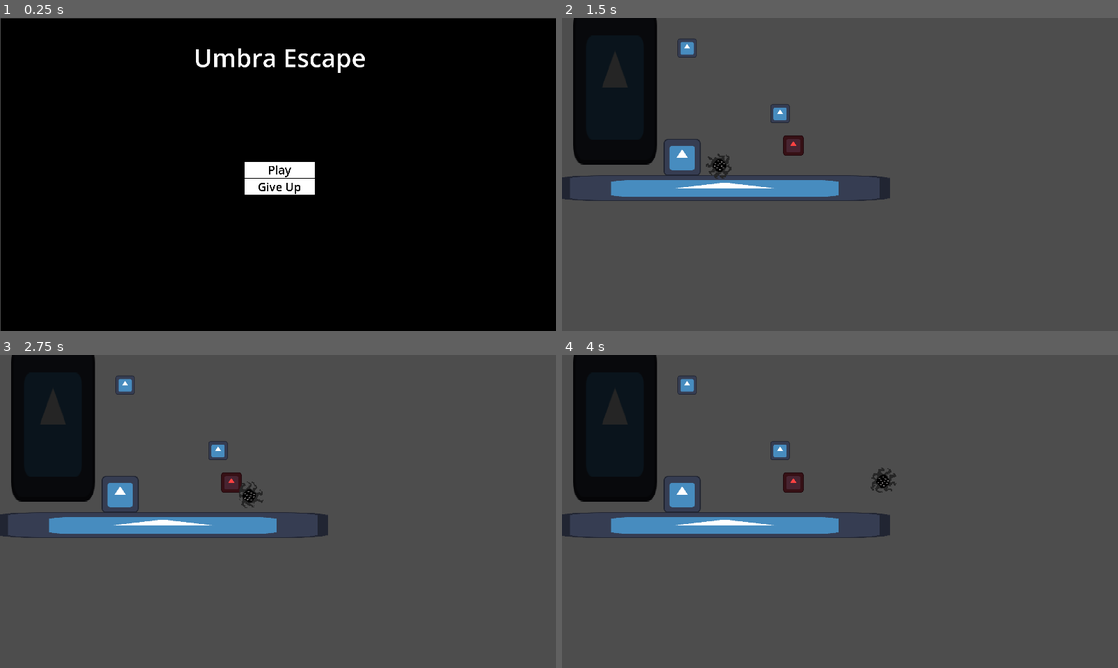
Above: before the commit, frames 1-4 (two rows, left to right).
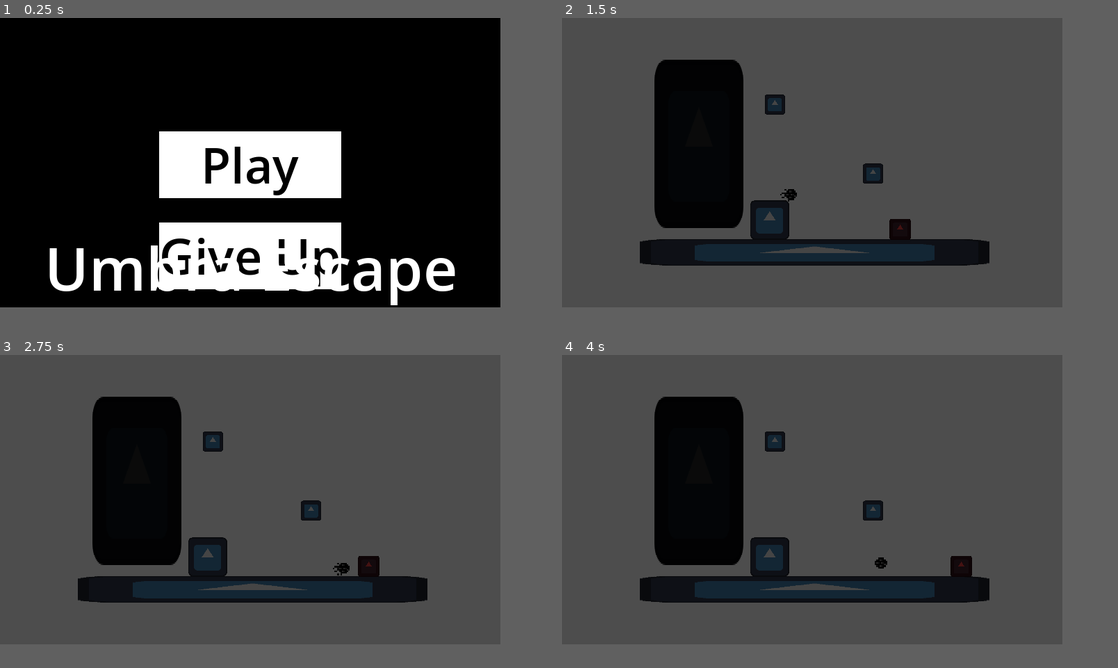
Above: after the commit, the same moments.

Repository: Guardenean/PirateSoftwareGamejam-2024
Game: Godot game, scene res://Cenas/UI/Inicio.tscn
Two runs of this game, one before a commit and one after it. Both use one fixed random seed, a clock stepped at 60 frames per second and the inputs below. Before the commit the project starts from res://Cenas/Inicio.tscn. The engine's default icon, where the game draws it, is replaced by a stand-in: a white triangle on a blue panel in a dark square.
Inputs (mouse positions are in pixels of both pictures, inside the frame that each line leads up to):
- Up to frame 1 (0.25 s): no input
- Up to frame 2 (1.5 s): click "Play" at 0.5 s; move the mouse to (962, 158) at 1.27 s; hold D (direita) from 1.28 s (still down); tap F (atirar) at 1.35 s
- Up to frame 3 (2.75 s): keep holding D (direita); tap Space (pulo) at 1.52, 2.27 s; move the mouse to (166, 527) at 2.02 s; tap E (interagir) at 2.1 s
- Up to frame 4 (4 s): move the mouse to (895, 442) at 2.77 s; release D (direita) at 2.78 s; hold A (esquerda) 2.78-3.53 s; tap F (atirar) at 2.85 s; move the mouse to (812, 574) at 3.52 s; hold D (direita) from 3.53 s (still down); tap E (interagir) at 3.6 s; tap Space (pulo) at 3.77 s
In our replay, the window is 800x450 before the commit and 720x416 after it. These sizes can differ from the game's own. Grey fills any space a smaller window leaves; there, only what the larger window draws over its background counts as a difference.

The runs differ from the first frame. In frame 1, 15% of the frame differs, in the area x 0-100%, y 0-100%; in frame 2, 24%; in frame 3, 24%; in frame 4, 24%, in the area x 0-77%, y 0-80%.

Commit message:
Mesclagem UI / Inimigo
Acontece, né?

Diff:
--- a/Cenas/Alquimista.tscn
+++ /dev/null
@@ -1,42 +0,0 @@
-[gd_scene load_steps=5 format=3 uid="uid://b0jgfy30n61gt"]
-
-[ext_resource type="Script" path="res://Scripts/alquimista.gd" id="1_17u11"]
-[ext_resource type="Texture2D" uid="uid://cv3ua4otixn0e" path="res://Assets/icon.svg" id="1_nyn4m"]
-[ext_resource type="PackedScene" uid="uid://tqnl75dh036q" path="res://Cenas/Player.tscn" id="2_saby3"]
-
-[sub_resource type="RectangleShape2D" id="RectangleShape2D_17lxm"]
-size = Vector2(70, 69)
-
-[node name="Alquimista" type="CharacterBody2D"]
-collision_layer = 2
-script = ExtResource("1_17u11")
-cena_player = ExtResource("2_saby3")
-
-[node name="CollisionShape2D" type="CollisionShape2D" parent="."]
-position = Vector2(0, -35.5)
-shape = SubResource("RectangleShape2D_17lxm")
-
-[node name="Sprite2D" type="Sprite2D" parent="."]
-self_modulate = Color(1, 0.258824, 0.258824, 1)
-position = Vector2(0, -35)
-scale = Vector2(0.546875, 0.546875)
-texture = ExtResource("1_nyn4m")
-
-[node name="Raycast" type="Node2D" parent="."]
-position = Vector2(0, -35)
-
-[node name="RayParede" type="RayCast2D" parent="Raycast"]
-target_position = Vector2(70, 0)
-
-[node name="RayChao" type="RayCast2D" parent="Raycast"]
-position = Vector2(70, 0)
-target_position = Vector2(0, 60)
-
-[node name="RayVisao" type="RayCast2D" parent="Raycast"]
-target_position = Vector2(700, 0)
-collision_mask = 2
-
-[node name="TempoParado" type="Timer" parent="."]
-one_shot = true
-
-[connection signal="timeout" from="TempoParado" to="." method="_on_tempo_parado_timeout"]
--- /dev/null
+++ b/Cenas/Fases/Teste Bola.tscn
@@ -0,0 +1,74 @@
+[gd_scene load_steps=10 format=3 uid="uid://bm3jypn17udcg"]
+
+[ext_resource type="PackedScene" uid="uid://5wi4o6a7wko8" path="res://Cenas/Objetos/TochaParede.tscn" id="1_wd2cl"]
+[ext_resource type="Texture2D" uid="uid://cv3ua4otixn0e" path="res://Assets/icon.svg" id="2_167ua"]
+[ext_resource type="PackedScene" uid="uid://0ahaj4gw025h" path="res://Cenas/Objetos/Escuridao.tscn" id="3_0cl6o"]
+[ext_resource type="PackedScene" uid="uid://d2lpiql47hogl" path="res://Cenas/Objetos/Vent.tscn" id="4_gwvin"]
+[ext_resource type="PackedScene" uid="uid://bw383htxkpgv6" path="res://Cenas/Objetos/Alquimista.tscn" id="5_c1xwq"]
+[ext_resource type="PackedScene" uid="uid://by6nrbvrnbjyb" path="res://Cenas/Objetos/PlayerV2.tscn" id="5_y0jnr"]
+
+[sub_resource type="TileSetScenesCollectionSource" id="TileSetScenesCollectionSource_ttbvy"]
+resource_name = "Props"
+scenes/1/scene = ExtResource("1_wd2cl")
+
+[sub_resource type="TileSet" id="TileSet_7rnfo"]
+sources/1 = SubResource("TileSetScenesCollectionSource_ttbvy")
+
+[sub_resource type="RectangleShape2D" id="RectangleShape2D_rhfrn"]
+size = Vector2(128.224, 112)
+
+[node name="FaseTeste" type="Node2D"]
+
+[node name="CanvasModulate" type="CanvasModulate" parent="."]
+color = Color(0.270588, 0.270588, 0.270588, 1)
+
+[node name="TileMap" type="TileMap" parent="."]
+tile_set = SubResource("TileSet_7rnfo")
+format = 2
+
+[node name="Chao" type="Node2D" parent="."]
+
+[node name="RigidBody2D" type="StaticBody2D" parent="Chao"]
+
+[node name="Sprite2D" type="Sprite2D" parent="Chao/RigidBody2D"]
+position = Vector2(562, 587)
+scale = Vector2(8.91406, 0.6875)
+texture = ExtResource("2_167ua")
+
+[node name="CollisionShape2D" type="CollisionShape2D" parent="Chao/RigidBody2D"]
+position = Vector2(561.5, 584.5)
+scale = Vector2(8.91406, 0.6875)
+shape = SubResource("RectangleShape2D_rhfrn")
+
+[node name="RigidBody2D2" type="StaticBody2D" parent="Chao"]
+position = Vector2(415, 481)
+
+[node name="Sprite2D" type="Sprite2D" parent="Chao/RigidBody2D2"]
+texture = ExtResource("2_167ua")
+
+[node name="CollisionShape2D" type="CollisionShape2D" parent="Chao/RigidBody2D2"]
+shape = SubResource("RectangleShape2D_rhfrn")
+
+[node name="Escuridao" parent="." instance=ExtResource("3_0cl6o")]
+position = Vector2(183, 232)
+
+[node name="Vent" parent="." instance=ExtResource("4_gwvin")]
+position = Vector2(870, 475)
+
+[node name="Entrada" parent="Vent" index="0"]
+position = Vector2(-117, -145)
+
+[node name="Saida" parent="Vent" index="1"]
+position = Vector2(-438, -371)
+
+[node name="Alquimista" parent="." instance=ExtResource("5_c1xwq")]
+position = Vector2(799, 475)
+
+[node name="Player" parent="." instance=ExtResource("5_y0jnr")]
+position = Vector2(434, 368)
+
+[node name="Camera2D" type="Camera2D" parent="."]
+position = Vector2(554, 294)
+zoom = Vector2(0.44, 0.44)
+
+[editable path="Vent"]
--- /dev/null
+++ b/Cenas/Objetos/Alquimista.tscn
@@ -0,0 +1,103 @@
+[gd_scene load_steps=11 format=3 uid="uid://bw383htxkpgv6"]
+
+[ext_resource type="Texture2D" uid="uid://cv3ua4otixn0e" path="res://Assets/icon.svg" id="1_nyn4m"]
+[ext_resource type="Script" path="res://Scripts/Inimigo/NeoAlquimista.gd" id="1_p05jb"]
+[ext_resource type="PackedScene" uid="uid://tqnl75dh036q" path="res://Cenas/Objetos/Player.tscn" id="2_5iess"]
+[ext_resource type="Script" path="res://Scripts/StateMachine/StateMachine.gd" id="4_yshpn"]
+[ext_resource type="Script" path="res://Scripts/Inimigo/PersegueState.gd" id="5_6gm1l"]
+[ext_resource type="Script" path="res://Scripts/Inimigo/PatrulhaState.gd" id="5_wako7"]
+[ext_resource type="Script" path="res://Scripts/Inimigo/PossuidoState.gd" id="7_7dy5g"]
+[ext_resource type="Script" path="res://Scripts/Inimigo/MortoState.gd" id="8_ffx3i"]
+
+[sub_resource type="RectangleShape2D" id="RectangleShape2D_17lxm"]
+size = Vector2(70, 69)
+
+[sub_resource type="CircleShape2D" id="CircleShape2D_2exki"]
+radius = 46.4866
+
+[node name="Alquimista" type="CharacterBody2D"]
+collision_layer = 2
+script = ExtResource("1_p05jb")
+normalSpeed = 80.0
+chaseSpeed = 130.0
+distAtaqueX = 200.0
+distAtaqueY = 50.0
+projetil = ExtResource("2_5iess")
+
+[node name="CollisionShape2D" type="CollisionShape2D" parent="."]
+position = Vector2(0, -35.5)
+shape = SubResource("RectangleShape2D_17lxm")
+
+[node name="Sprite2D" type="Sprite2D" parent="."]
+self_modulate = Color(1, 0.258824, 0.258824, 1)
+position = Vector2(0, -35)
+scale = Vector2(0.546875, 0.546875)
+texture = ExtResource("1_nyn4m")
+
+[node name="Raycast" type="Node2D" parent="."]
+position = Vector2(0, -35)
+
+[node name="RayParede" type="RayCast2D" parent="Raycast"]
+target_position = Vector2(70, 0)
+
+[node name="RayChao" type="RayCast2D" parent="Raycast"]
+position = Vector2(70, 0)
+target_position = Vector2(0, 60)
+
+[node name="RayVisao" type="RayCast2D" parent="."]
+position = Vector2(0, -35)
+target_position = Vector2(700, 0)
+collision_mask = 2
+
+[node name="AreaPossessao" type="Area2D" parent="."]
+collision_layer = 2
+collision_mask = 2
+
+[node name="CollisionShape2D" type="CollisionShape2D" parent="AreaPossessao"]
+position = Vector2(0, -35)
+shape = SubResource("CircleShape2D_2exki")
+
+[node name="TempoParado" type="Timer" parent="."]
+wait_time = 2.0
+one_shot = true
+
+[node name="TempoAlerta" type="Timer" parent="."]
+
+[node name="TempoMorte" type="Timer" parent="."]
+wait_time = 5.0
+
+[node name="TempoPersegue" type="Timer" parent="."]
+wait_time = 10.0
+
+[node name="TempoAtaque" type="Timer" parent="."]
+
+[node name="StateMachine" type="Node" parent="." node_paths=PackedStringArray("start_state")]
+script = ExtResource("4_yshpn")
+start_state = NodePath("Patrulha")
+
+[node name="Patrulha" type="Node" parent="StateMachine" node_paths=PackedStringArray("Persegue", "Possuido", "Morto")]
+script = ExtResource("5_wako7")
+Persegue = NodePath("../Persegue")
+Possuido = NodePath("../Possuido")
+Morto = NodePath("../Morto")
+
+[node name="Persegue" type="Node" parent="StateMachine" node_paths=PackedStringArray("Patrulha", "Possuido", "Morto")]
+script = ExtResource("5_6gm1l")
+Patrulha = NodePath("../Patrulha")
+Possuido = NodePath("../Possuido")
+Morto = NodePath("../Morto")
+
+[node name="Possuido" type="Node" parent="StateMachine" node_paths=PackedStringArray("Morto")]
+script = ExtResource("7_7dy5g")
+Morto = NodePath("../Morto")
+
+[node name="Morto" type="Node" parent="StateMachine"]
+script = ExtResource("8_ffx3i")
+
+[connection signal="body_entered" from="AreaPossessao" to="." method="_on_area_possessao_body_entered"]
+[connection signal="body_exited" from="AreaPossessao" to="." method="_on_area_possessao_body_exited"]
+[connection signal="timeout" from="TempoParado" to="StateMachine/Patrulha" method="_on_tempo_parado_timeout"]
+[connection signal="timeout" from="TempoAlerta" to="StateMachine/Persegue" method="_on_tempo_alerta_timeout"]
+[connection signal="timeout" from="TempoMorte" to="StateMachine/Morto" method="_on_tempo_morte_timeout"]
+[connection signal="timeout" from="TempoPersegue" to="StateMachine/Persegue" method="_on_tempo_persegue_timeout"]
+[connection signal="timeout" from="TempoAtaque" to="StateMachine/Persegue" method="_on_tempo_ataque_timeout"]
--- /dev/null
+++ b/Cenas/Objetos/TochaParede.tscn
@@ -0,0 +1,25 @@
+[gd_scene load_steps=3 format=3 uid="uid://5wi4o6a7wko8"]
+
+[ext_resource type="Texture2D" uid="uid://bxrmx3mng5xex" path="res://Assets/Luz 2.png" id="16_goklj"]
+
+[sub_resource type="SpriteFrames" id="SpriteFrames_s2exs"]
+animations = [{
+"frames": [],
+"loop": true,
+"name": &"Acesa",
+"speed": 10.0
+}, {
+"frames": [],
+"loop": true,
+"name": &"Apaga",
+"speed": 10.0
+}]
+
+[node name="AnimatedSprite2D" type="AnimatedSprite2D"]
+sprite_frames = SubResource("SpriteFrames_s2exs")
+animation = &"Acesa"
+autoplay = "Acesa"
+
+[node name="PointLight2D" type="PointLight2D" parent="."]
+texture = ExtResource("16_goklj")
+height = 870.0
--- a/Cenas/Teste Bola.tscn
+++ /dev/null
@@ -1,55 +0,0 @@
-[gd_scene load_steps=7 format=3 uid="uid://bm3jypn17udcg"]
-
-[ext_resource type="Texture2D" uid="uid://cv3ua4otixn0e" path="res://Assets/icon.svg" id="1_txtqh"]
-[ext_resource type="PackedScene" uid="uid://tqnl75dh036q" path="res://Cenas/Player.tscn" id="2_abm1e"]
-[ext_resource type="PackedScene" uid="uid://0ahaj4gw025h" path="res://Cenas/Escuridao.tscn" id="3_qsbgr"]
-[ext_resource type="PackedScene" uid="uid://d2lpiql47hogl" path="res://Cenas/Vent.tscn" id="4_u3ilx"]
-[ext_resource type="PackedScene" uid="uid://b0jgfy30n61gt" path="res://Cenas/Alquimista.tscn" id="5_m4lcd"]
-
-[sub_resource type="RectangleShape2D" id="RectangleShape2D_rhfrn"]
-size = Vector2(128.224, 112)
-
-[node name="Node2D" type="Node2D"]
-
-[node name="Bola" parent="." instance=ExtResource("2_abm1e")]
-position = Vector2(532, 410)
-
-[node name="Chao" type="Node2D" parent="."]
-
-[node name="RigidBody2D" type="StaticBody2D" parent="Chao"]
-
-[node name="Sprite2D" type="Sprite2D" parent="Chao/RigidBody2D"]
-position = Vector2(562, 587)
-scale = Vector2(8.91406, 0.6875)
-texture = ExtResource("1_txtqh")
-
-[node name="CollisionShape2D" type="CollisionShape2D" parent="Chao/RigidBody2D"]
-position = Vector2(561.5, 584.5)
-scale = Vector2(8.91406, 0.6875)
-shape = SubResource("RectangleShape2D_rhfrn")
-
-[node name="RigidBody2D2" type="StaticBody2D" parent="Chao"]
-position = Vector2(415, 481)
-
-[node name="Sprite2D" type="Sprite2D" parent="Chao/RigidBody2D2"]
-texture = ExtResource("1_txtqh")
-
-[node name="CollisionShape2D" type="CollisionShape2D" parent="Chao/RigidBody2D2"]
-shape = SubResource("RectangleShape2D_rhfrn")
-
-[node name="Escuridao" parent="." instance=ExtResource("3_qsbgr")]
-position = Vector2(183, 232)
-
-[node name="Vent" parent="." instance=ExtResource("4_u3ilx")]
-position = Vector2(870, 475)
-
-[node name="Entrada" parent="Vent" index="0"]
-position = Vector2(-117, -145)
-
-[node name="Saida" parent="Vent" index="1"]
-position = Vector2(-438, -371)
-
-[node name="Alquimista" parent="." instance=ExtResource("5_m4lcd")]
-position = Vector2(799, 475)
-
-[editable path="Vent"]
--- a/Cenas/Inicio.tscn
+++ b/Cenas/UI/Inicio.tscn
@@ -10,26 +10,27 @@
 
 [sub_resource type="Theme" id="Theme_ef27q"]
 Button/colors/font_color = Color(0, 0, 0, 1)
-Button/font_sizes/font_size = 40
+Button/font_sizes/font_size = 70
 Button/styles/normal = SubResource("StyleBoxFlat_jcfre")
 Panel/styles/panel = SubResource("StyleBoxFlat_lgven")
 
 [sub_resource type="Theme" id="Theme_bw7xy"]
 RichTextLabel/font_sizes/normal_font_size = 86
 
-[node name="Inicio" type="Node2D"]
-script = ExtResource("1_0spfo")
+[node name="Inicio" type="Control"]
+layout_mode = 3
+anchors_preset = 15
+anchor_right = 1.0
+anchor_bottom = 1.0
+grow_horizontal = 2
+grow_vertical = 2
+script = ExtResource("1_la3bw")
 
 [node name="Panel" type="Panel" parent="."]
-anchors_preset = 8
-anchor_left = 0.5
-anchor_top = 0.5
-anchor_right = 0.5
-anchor_bottom = 0.5
-offset_left = 2.0
-offset_top = 1.0
-offset_right = 1929.0
-offset_bottom = 1104.0
+layout_mode = 1
+anchors_preset = 15
+anchor_right = 1.0
+anchor_bottom = 1.0
 grow_horizontal = 2
 grow_vertical = 2
 size_flags_horizontal = 4
@@ -43,18 +44,23 @@
 anchor_top = 0.5
 anchor_right = 0.5
 anchor_bottom = 0.5
-offset_left = -121.5
-offset_top = -39.5
-offset_right = 121.5
-offset_bottom = 39.5
+offset_left = -131.0
+offset_top = -45.5
+offset_right = 131.0
+offset_bottom = 181.5
 grow_horizontal = 2
 grow_vertical = 2
 size_flags_horizontal = 4
 size_flags_vertical = 4
+theme_override_constants/margin_left = 0
+theme_override_constants/margin_right = 0
 
 [node name="VBCButtons" type="VBoxContainer" parent="Panel/MButtons"]
 layout_mode = 2
+size_flags_horizontal = 4
+size_flags_vertical = 4
 size_flags_stretch_ratio = 0.0
+theme_override_constants/separation = 35
 alignment = 1
 
 [node name="BPlay" type="Button" parent="Panel/MButtons/VBCButtons"]
@@ -74,9 +80,9 @@
 anchor_left = 0.5
 anchor_right = 0.5
 offset_left = -296.5
-offset_top = 76.0
+offset_top = 300.0
 offset_right = 301.5
-offset_bottom = 224.0
+offset_bottom = 448.0
 grow_horizontal = 2
 theme = SubResource("Theme_bw7xy")
 text = "Umbra Escape"
--- /dev/null
+++ b/Cenas/UI/testeUI.tscn
@@ -0,0 +1,61 @@
+[gd_scene format=3 uid="uid://dgoqlhsthal7t"]
+
+[node name="Menu" type="Control"]
+layout_mode = 3
+anchors_preset = 15
+anchor_right = 1.0
+anchor_bottom = 1.0
+grow_horizontal = 2
+grow_vertical = 2
+
+[node name="BG" type="ColorRect" parent="."]
+layout_mode = 1
+anchors_preset = 15
+anchor_right = 1.0
+anchor_bottom = 1.0
+grow_horizontal = 2
+grow_vertical = 2
+color = Color(0.0509804, 0.0509804, 0.0509804, 1)
+
+[node name="Conteudo" type="VBoxContainer" parent="."]
+layout_mode = 1
+anchors_preset = 8
+anchor_left = 0.5
+anchor_top = 0.5
+anchor_right = 0.5
+anchor_bottom = 0.5
+offset_left = -20.0
+offset_top = -20.0
+offset_right = 20.0
+offset_bottom = 20.0
+grow_horizontal = 2
+grow_vertical = 2
+
+[node name="Titulo" type="Label" parent="Conteudo"]
+layout_mode = 2
+theme_override_font_sizes/font_size = 116
+text = "TITULO"
+
+[node name="Espaçamento" type="HSeparator" parent="Conteudo"]
+self_modulate = Color(1, 1, 1, 0)
+layout_mode = 2
+theme_override_constants/separation = 40
+
+[node name="MargemBotoes" type="MarginContainer" parent="Conteudo"]
+layout_mode = 2
+theme_override_constants/margin_left = 90
+theme_override_constants/margin_right = 90
+
+[node name="Botoes" type="VBoxContainer" parent="Conteudo/MargemBotoes"]
+layout_mode = 2
+theme_override_constants/separation = 15
+
+[node name="Jogar" type="Button" parent="Conteudo/MargemBotoes/Botoes"]
+layout_mode = 2
+theme_override_font_sizes/font_size = 50
+text = "Jogar"
+
+[node name="Sair" type="Button" parent="Conteudo/MargemBotoes/Botoes"]
+layout_mode = 2
+theme_override_font_sizes/font_size = 50
+text = "Sair"
--- a/Scripts/Inicio.gd
+++ b/Scripts/Inicio.gd
@@ -1,7 +1,7 @@
-extends Node2D
+extends Control
 
 func _on_b_play_pressed():
-	get_tree().change_scene_to_file("res://Cenas/Teste Bola.tscn")
+	get_tree().change_scene_to_file("res://Cenas/Fases/Teste Bola.tscn")
 
 func _on_b_quit_pressed():
 	get_tree().quit()
--- a/Scripts/Inimigo/NeoAlquimista.gd
+++ b/Scripts/Inimigo/NeoAlquimista.gd
@@ -7,7 +7,8 @@
 @export var normalSpeed = 150.0
 @export var chaseSpeed = 300.0
 @export var JUMP_VELOCITY = -400.0
-@export var distAtaque : float
+@export var distAtaqueX : float
+@export var distAtaqueY : float
 
 # NODE PLAYER
 var target# : CharacterBody2D
@@ -27,7 +28,7 @@
 
 # INSTANTIATE
 @export var projetil : PackedScene
-const cena_player = preload("res://Cenas/PlayerV2.tscn")
+const cena_player = preload("res://Cenas/Objetos/PlayerV2.tscn")
 
 # POSSESSÃO
 var pode_possuir : bool = false
--- a/Scripts/Inimigo/PersegueState.gd
+++ b/Scripts/Inimigo/PersegueState.gd
@@ -31,9 +31,9 @@
 		return Patrulha
 
 	if not alerta:
-		var p = parent.global_position.x - parent.target.global_position.x
-		print(p)
-		if abs(p) <= parent.distAtaque:
+		var x = parent.global_position.x - parent.target.global_position.x
+		#var y = parent.global_position.y - parent.target.global_position.y
+		if abs(x) <= parent.distAtaqueX:# and abs(y) <= parent.distAtaqueY:
 			direction = 0
 			if podeAtacar:
 				podeAtacar = false
--- a/project.godot
+++ b/project.godot
@@ -11,15 +11,25 @@
 [application]
 
 config/name="Pirate Jam 2024"
-run/main_scene="res://Cenas/Inicio.tscn"
+run/main_scene="res://Cenas/UI/Inicio.tscn"
 config/features=PackedStringArray("4.2", "GL Compatibility")
 config/icon="res://Assets/Luz.png"
 
 [display]
 
-window/size/viewport_width=1920
-window/size/viewport_height=1080
+window/size/viewport_width=720
+window/size/viewport_height=416
+window/size/mode=4
 window/stretch/mode="viewport"
+
+[file_customization]
+
+folder_colors={
+"res://Assets/": "orange",
+"res://Cenas/": "purple",
+"res://Scripts/": "green",
+"res://Scripts/Archived/": "red"
+}
 
 [input]
 
Not shown: 4 places in Cenas/Fases/teste point & click.tscn that only renumber resources
Renamed: Cenas/Escuridao.tscn -> Cenas/Objetos/Escuridao.tscn
Not shown: 3 places in Cenas/Objetos/Player.tscn that only renumber resources
Not shown: 2 places in Cenas/Objetos/PlayerV2.tscn that only renumber resources
Renamed: Cenas/Vent.tscn -> Cenas/Objetos/Vent.tscn
Not shown: 1 places in Cenas/UI/Inicio.tscn that only renumber resources
